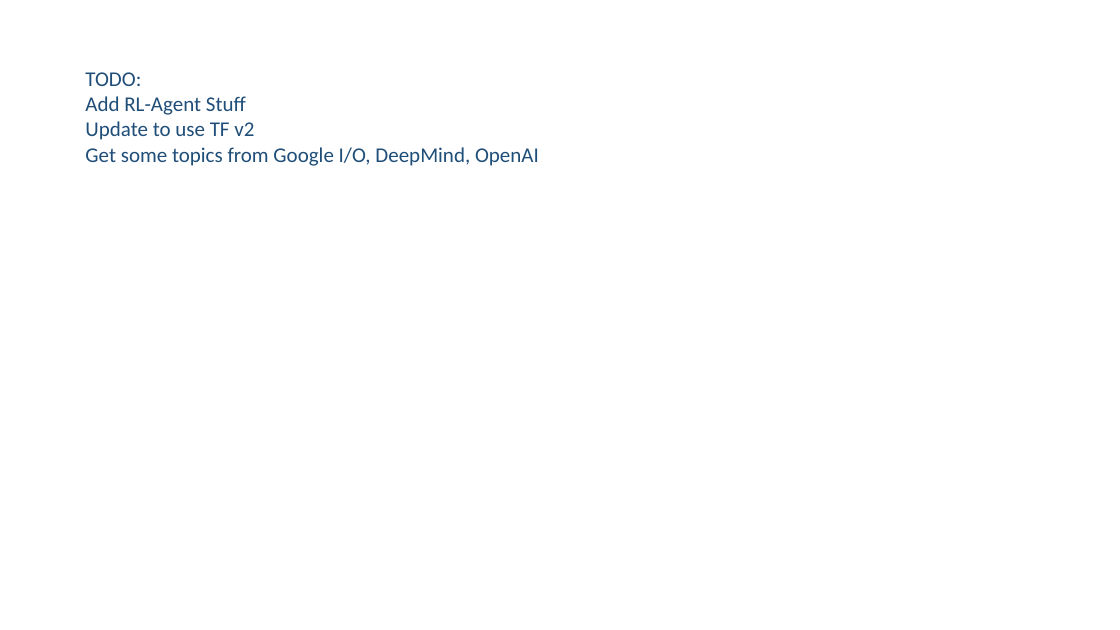
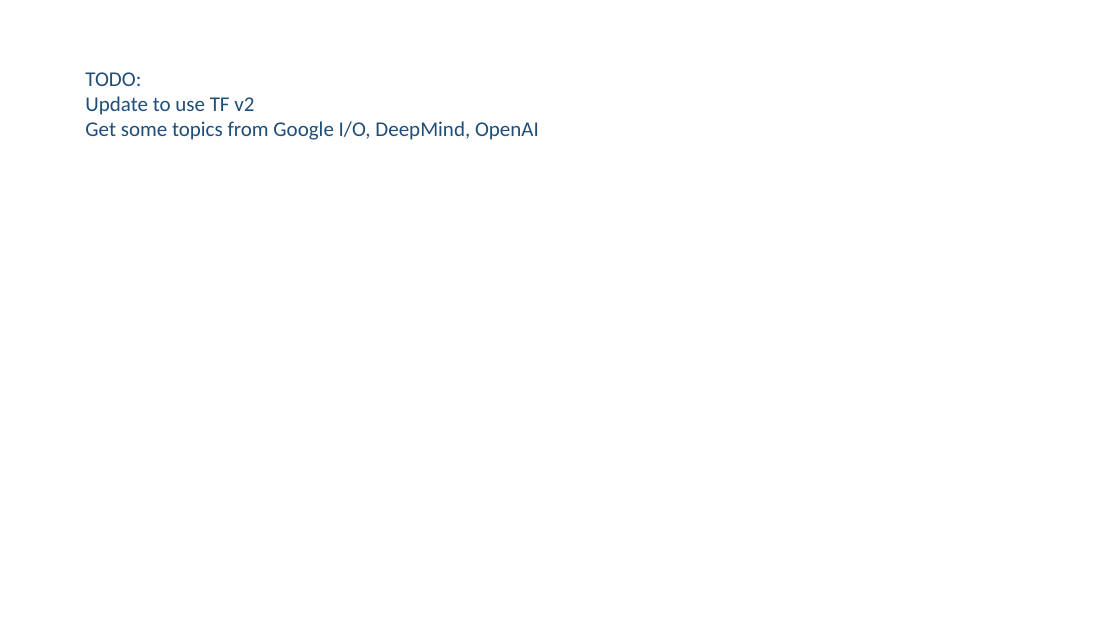
Before and after one commit to ehennis/ReinforcementLearning, a slide deck: slide 1 of GDG-Denver.pptx. Drawn at 1120x630 pixels with LibreOffice and Linux fonts; fonts in the diff are those of the drawing. Boxes give left, top, right and bottom in pixels: in the first picture for what was removed or moved away, otherwise in the second. Text is boxed around its words. In the diff, an @@ line names an element or a change of style, - is before the commit and + after.

Commit message:
updated todo

```diff
--- a/GDG-Denver.pptx
+++ b/GDG-Denver.pptx
@@ text at (85, 96, 246, 115): paragraph removed @@
-Add RL-Agent Stuff
```
